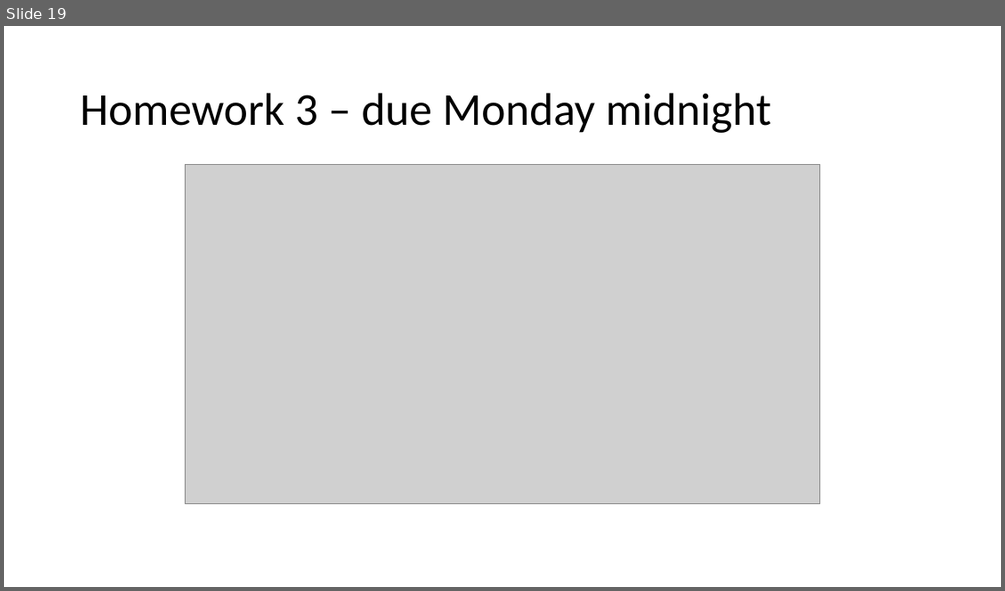
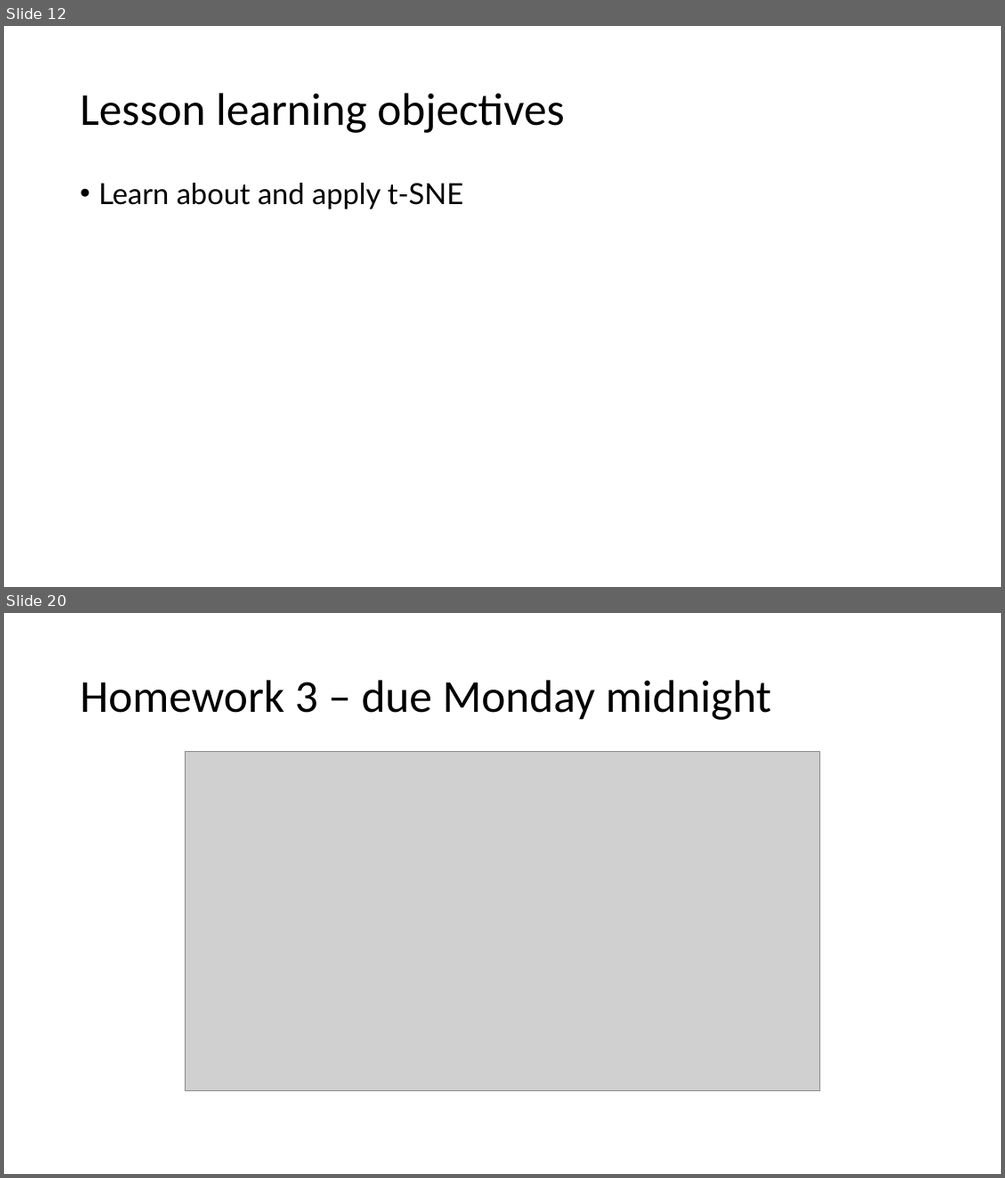
Before and after one commit to JEFworks-Lab/genomic-data-visualization-2024, a slide deck: resources/notes/genomic-data-visualization-Lesson_5.pptx. Shown one above the other, each under a label of ours: slide 19 before the commit, slides 12 and 20 after it; the slides between them are not shown. The pictures are 1005x591 and 1005x1178 pixels, drawn with LibreOffice and Linux fonts; fonts in the diff are those of the drawing; grey boxes stand for pictures. Boxes give left, top, right and bottom in pixels: in the first picture for what was removed or moved away, otherwise in the second. Text is boxed around its words. In the diff, an @@ line names an element or a change of style, - is before the commit and + after.

Commit message:
update lesson

```diff
--- a/resources/notes/genomic-data-visualization-Lesson_5.pptx
+++ b/resources/notes/genomic-data-visualization-Lesson_5.pptx
@@ slide 12 added at (4,26,1001,587), background #FFFFFF @@
@@ title added at (80,93,564,133), 44 pt, text #000000 @@
+Lesson learning objectives
@@ text added at (98,183,463,209), 28 pt, text #000000 @@
+• Learn about and apply t-SNE
@@ what was slide 19 is now slide 20 @@
```
Also in this commit, not shown: 1 slide changed, 4 other files.
